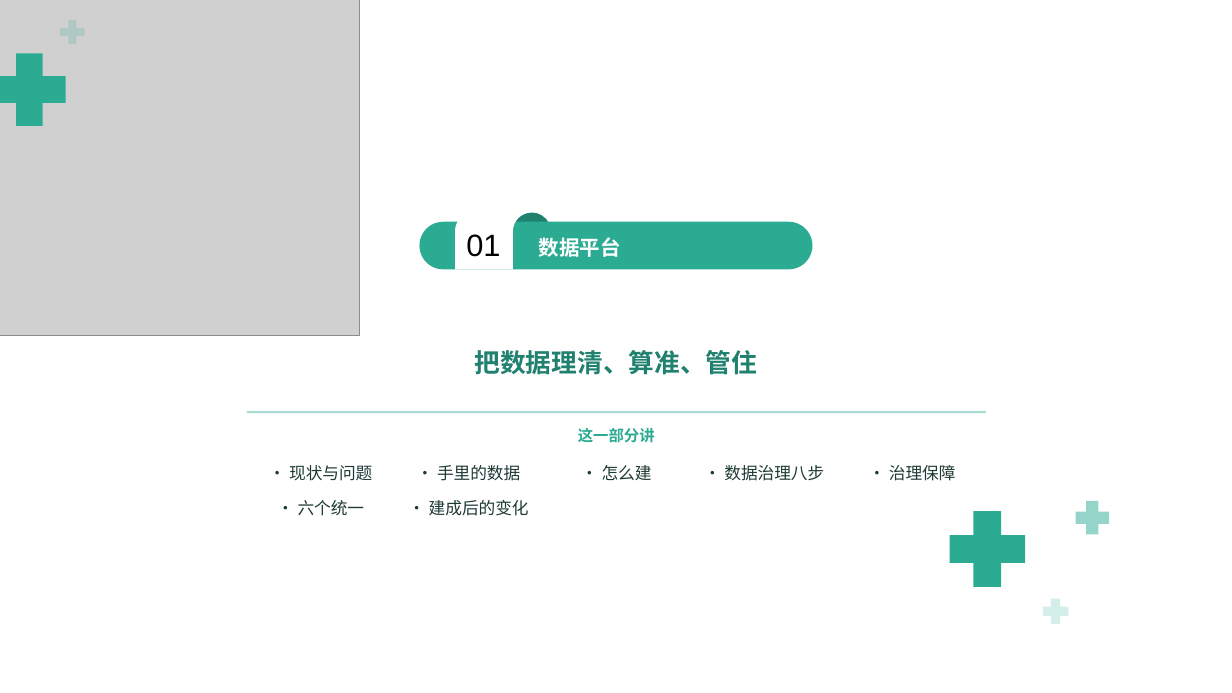
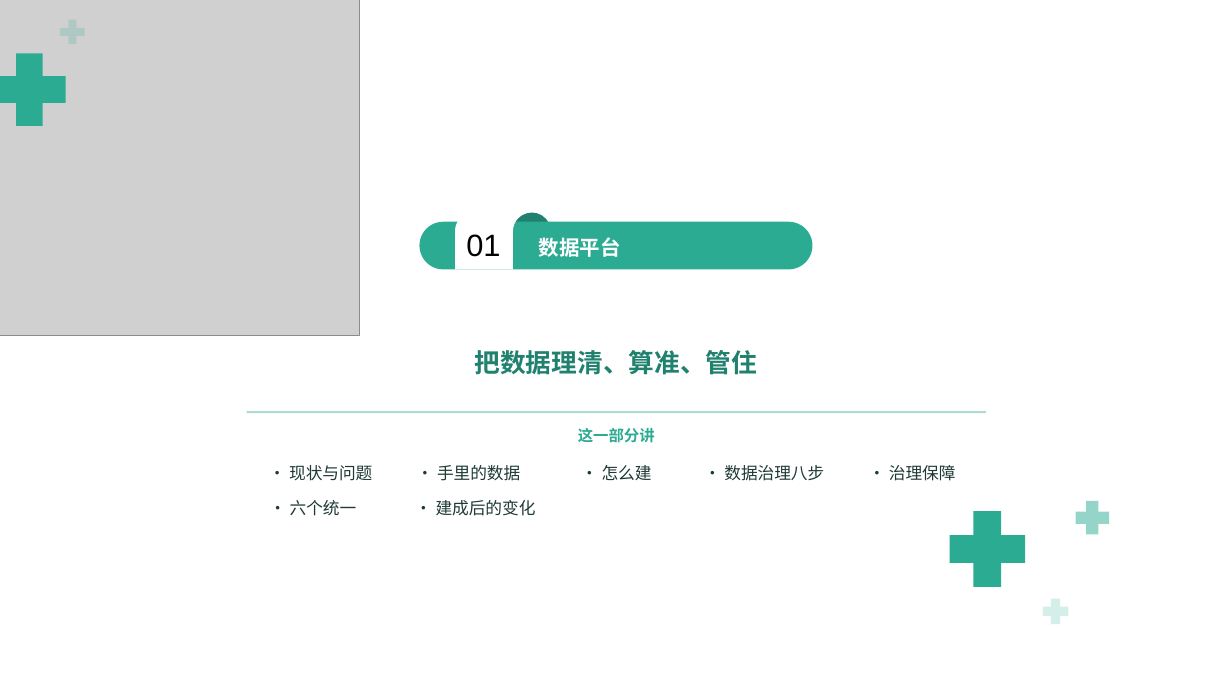
Before and after one commit to keanying/relevance, a slide deck: slide 4 of AI＋数据平台_老板汇报_青绿模板.pptx. Drawn at 1232x693 pixels with LibreOffice and Linux fonts; fonts in the diff are those of the drawing; grey boxes stand for pictures; background and template pictures are left out. Boxes give left, top, right and bottom in pixels: in the first picture for what was removed or moved away, otherwise in the second. Text is boxed around its words. In the diff, an @@ line names an element or a change of style, - is before the commit and + after.

```diff
--- a/AI＋数据平台_老板汇报_青绿模板.pptx
+++ b/AI＋数据平台_老板汇报_青绿模板.pptx
@@ text "· 六个统一" moved from (x1=298, y1=500, x2=365, y2=516) to (x1=290, y1=500, x2=357, y2=516) @@
@@ text "· 建成后的变化" moved from (x1=429, y1=500, x2=529, y2=516) to (x1=436, y1=500, x2=536, y2=516) @@
```
Also in this commit, not shown: 10 other slides changed.
